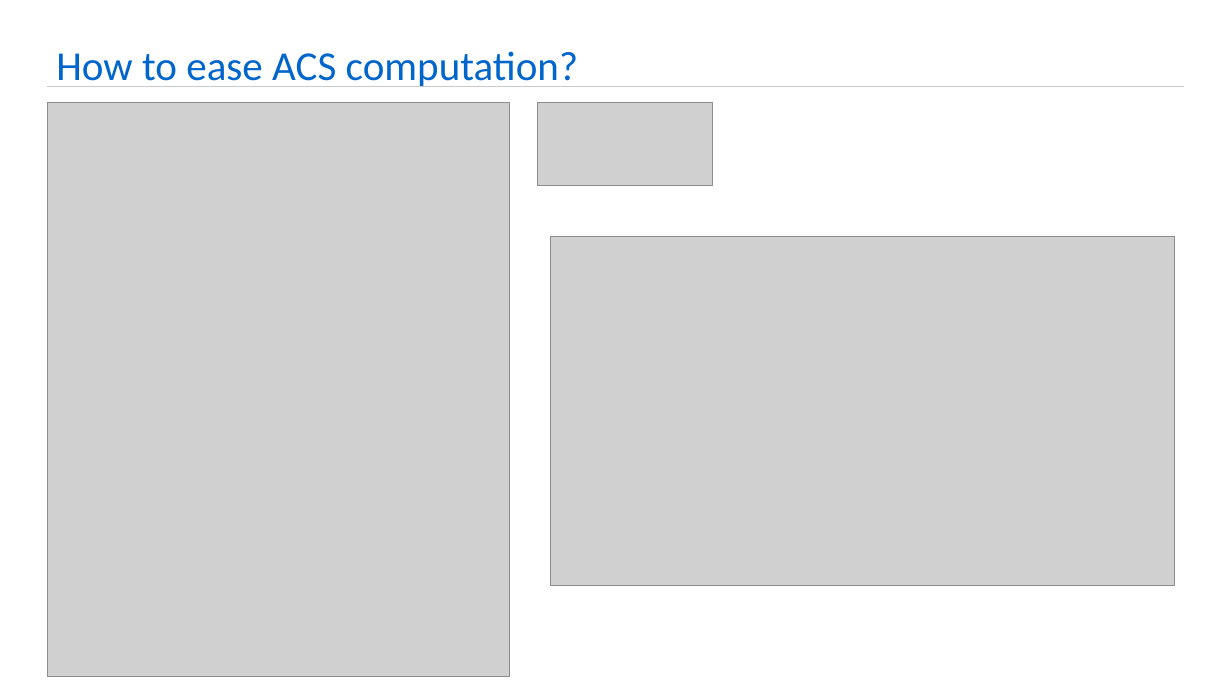
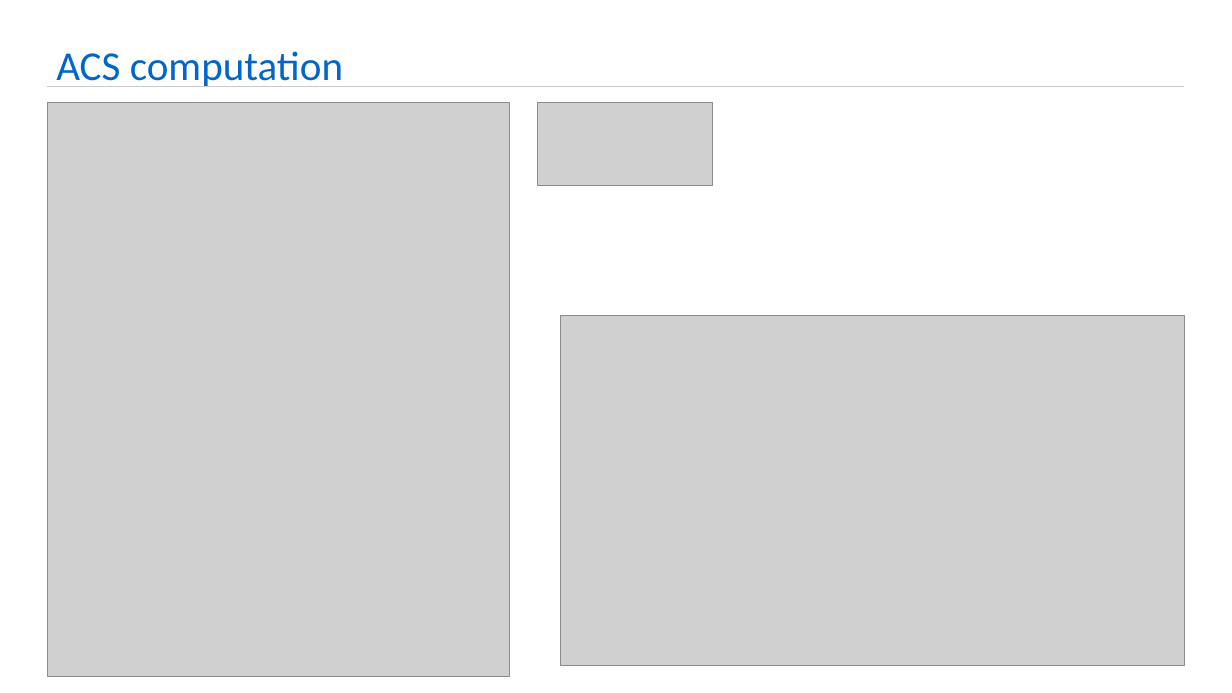
Before and after one commit to ucb-ee290c/fa18-modem, a slide deck: slide 27 of doc/EE290C_Project_Presentation.pptx. Drawn at 1232x693 pixels with LibreOffice and Linux fonts; fonts in the diff are those of the drawing; grey boxes stand for pictures. Boxes give left, top, right and bottom in pixels: in the first picture for what was removed or moved away, otherwise in the second. Text is boxed around its words. In the diff, an @@ line names an element or a change of style, - is before the commit and + after.

Commit message:
updated presentation

```diff
--- a/doc/EE290C_Project_Presentation.pptx
+++ b/doc/EE290C_Project_Presentation.pptx
@@ text at (x1=56, y1=51, x2=343, y2=87): text changed @@
-How to ease ACS computation?
+ACS computation
@@ picture moved from (x1=551, y1=237, x2=1175, y2=586) to (x1=561, y1=316, x2=1185, y2=665) @@
```
Also in this commit, not shown: 1 other slide changed.
